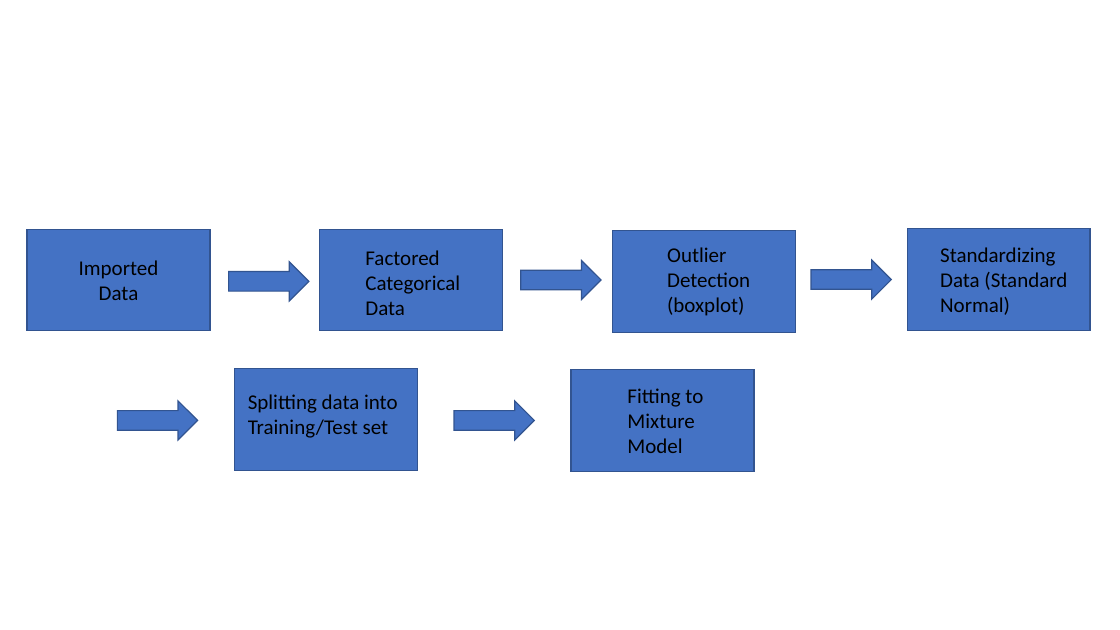
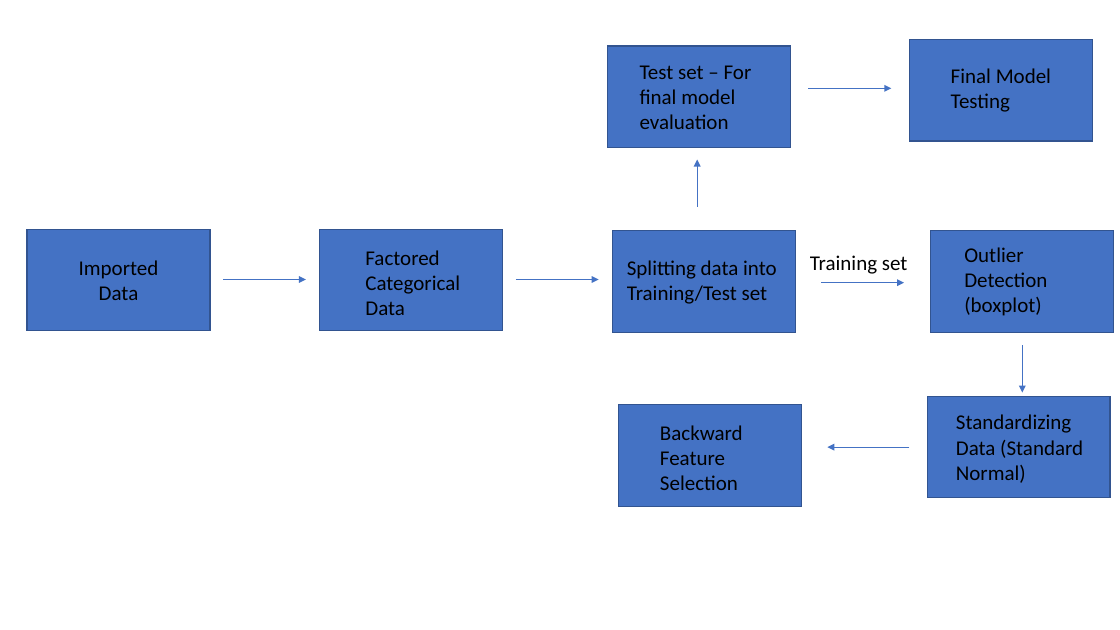
Before and after one commit to donaldsonm731/Asthma_Prediction, a slide deck: slide 1 of MLM Diagram.pptx. Drawn at 1120x630 pixels with LibreOffice and Linux fonts; fonts in the diff are those of the drawing. Boxes give left, top, right and bottom in pixels: in the first picture for what was removed or moved away, otherwise in the second. Text is boxed around its words. In the diff, an @@ line names an element or a change of style, - is before the commit and + after.

```diff
--- a/MLM Diagram.pptx
+++ b/MLM Diagram.pptx
@@ rectangle added at (x1=607, y1=46, x2=791, y2=148), fill #4472C4, outline #325491 1 pt @@
@@ rectangle added at (x1=910, y1=39, x2=1093, y2=141), fill #4472C4, outline #325491 1 pt @@
@@ text added at (x1=640, y1=65, x2=752, y2=129), 18 pt, text #000000 @@
+Test set – For final model evaluation
@@ arrow added from (808, 88) to (891, 88), #4472C4 0.5 pt @@
@@ text at (x1=951, y1=68, x2=1051, y2=112): text changed @@
-Fitting to Mixture Model
+Final Model Testing
@@ arrow added from (697, 207) to (697, 160), #4472C4 0.5 pt @@
@@ rectangle moved from (x1=907, y1=229, x2=1091, y2=330) to (x1=931, y1=230, x2=1114, y2=332) @@
@@ text "Outlier Detection (boxplot)" moved from (x1=667, y1=247, x2=750, y2=316) to (x1=964, y1=247, x2=1047, y2=316) @@
@@ right arrow removed at (x1=229, y1=262, x2=309, y2=302) @@
@@ right arrow removed at (x1=521, y1=260, x2=602, y2=300) @@
@@ text "Splitting data into Training/Test set" moved from (x1=248, y1=394, x2=398, y2=438) to (x1=627, y1=260, x2=777, y2=304) @@
@@ text added at (x1=810, y1=255, x2=908, y2=274), 18 pt, text #000000 @@
+Training set
@@ right arrow removed at (x1=812, y1=260, x2=892, y2=299) @@
@@ arrow added from (223, 280) to (306, 280), #4472C4 0.5 pt @@
@@ arrow added from (516, 280) to (599, 280), #4472C4 0.5 pt @@
@@ arrow added from (822, 283) to (904, 283), #4472C4 0.5 pt @@
@@ arrow added from (1023, 345) to (1023, 392), #4472C4 0.5 pt @@
@@ right arrow removed at (x1=118, y1=401, x2=198, y2=440) @@
@@ right arrow removed at (x1=455, y1=401, x2=535, y2=440) @@
@@ rectangle moved from (x1=571, y1=370, x2=755, y2=471) to (x1=618, y1=405, x2=802, y2=507) @@
@@ rectangle moved from (x1=234, y1=369, x2=418, y2=471) to (x1=928, y1=397, x2=1111, y2=498) @@
@@ text "Standardizing" moved from (x1=940, y1=247, x2=1067, y2=315) to (x1=956, y1=414, x2=1083, y2=483) @@
@@ text added at (x1=660, y1=425, x2=743, y2=490), 18 pt, text #000000 @@
+Backward Feature Selection
@@ arrow added from (910, 447) to (828, 447), #4472C4 0.5 pt @@
```
Also in this commit, not shown: 7 other files.
